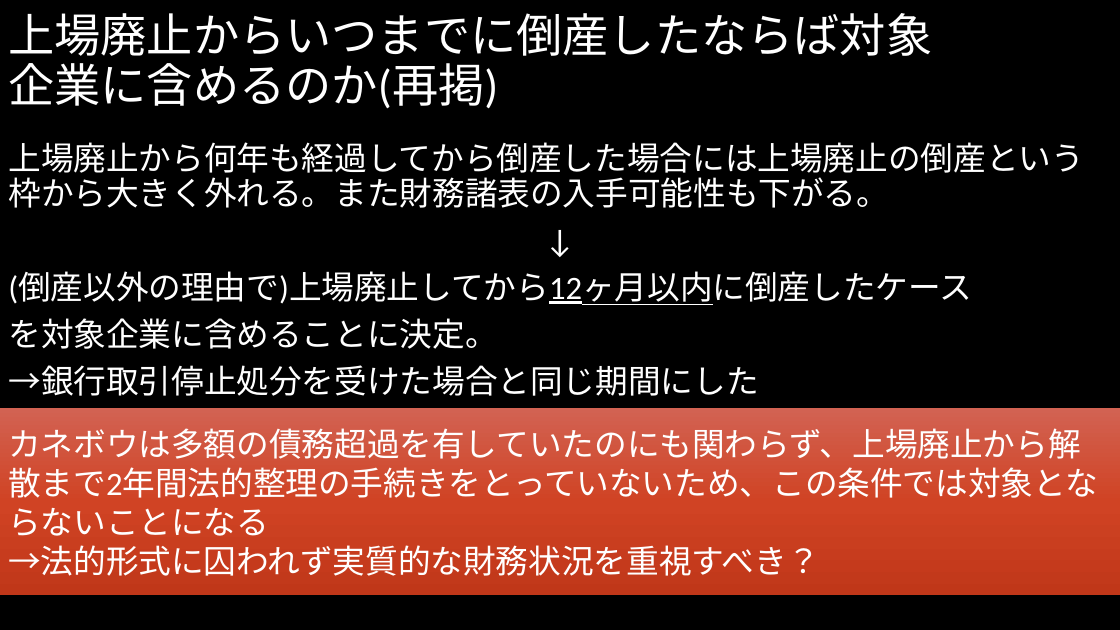
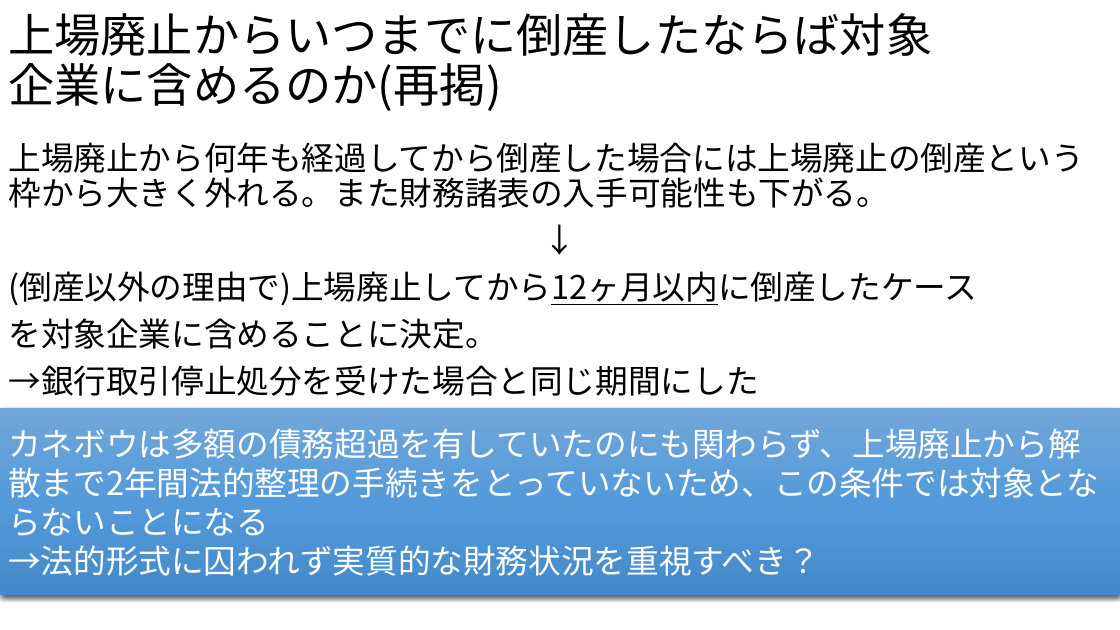
Before and after one commit to MAGA-Phantom/OperationSotsuron, a slide deck: slide 23 of 倒産の研究(仮).pptx (slide 22 before the commit). Drawn at 1120x630 pixels with LibreOffice and Linux fonts; fonts in the diff are those of the drawing. Boxes give left, top, right and bottom in pixels: in the first picture for what was removed or moved away, otherwise in the second. Text is boxed around its words. In the diff, an @@ line names an element or a change of style, - is before the commit and + after.

```diff
--- a/倒産の研究(仮).pptx
+++ b/倒産の研究(仮).pptx
@@ background #000000 to #FFFFFF @@
@@ title "上場廃止からいつまでに倒産したならば対象企業に含めるのか(再掲)" at bbox=[8, 13, 932, 111]: font Calibri to Noto Sans CJK JP, text colour #FFFFFF to #000000 @@
@@ text "上場廃止から何年も経過してから倒産した場合には上場廃止の倒産という枠から大きく外れる。また財務諸表の入手可能性も下がる。" at bbox=[8, 142, 1084, 396]: font Calibri to Noto Sans CJK JP, text colour #FFFFFF to #000000 @@
@@ rectangle "カネボウは多額の債務超過を有していたのにも関わらず、上場廃止から解散まで2年間法的整理の手続きをとっていないため、この条 ..." at bbox=[0, 408, 1120, 595]: font Calibri to Noto Sans CJK JP; fill gradient #D36353 to #D14424 to #C13819 to gradient #71A6DB to #559BDB to #448ACA @@
```
Also in this commit, not shown: 34 other slides changed, 1 slide added, 2 other files.
